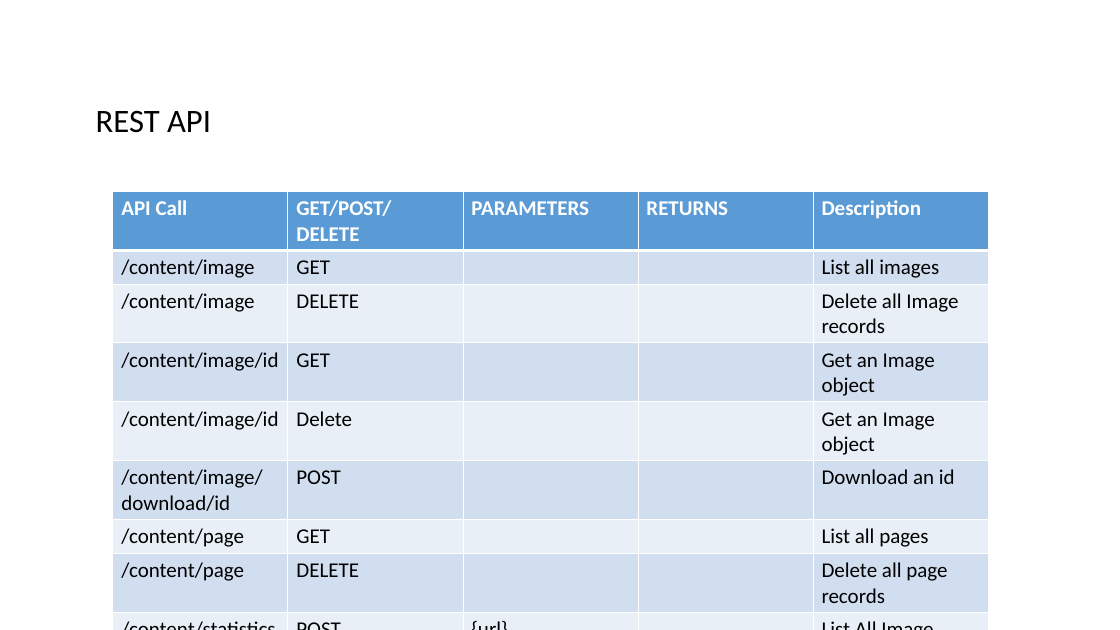
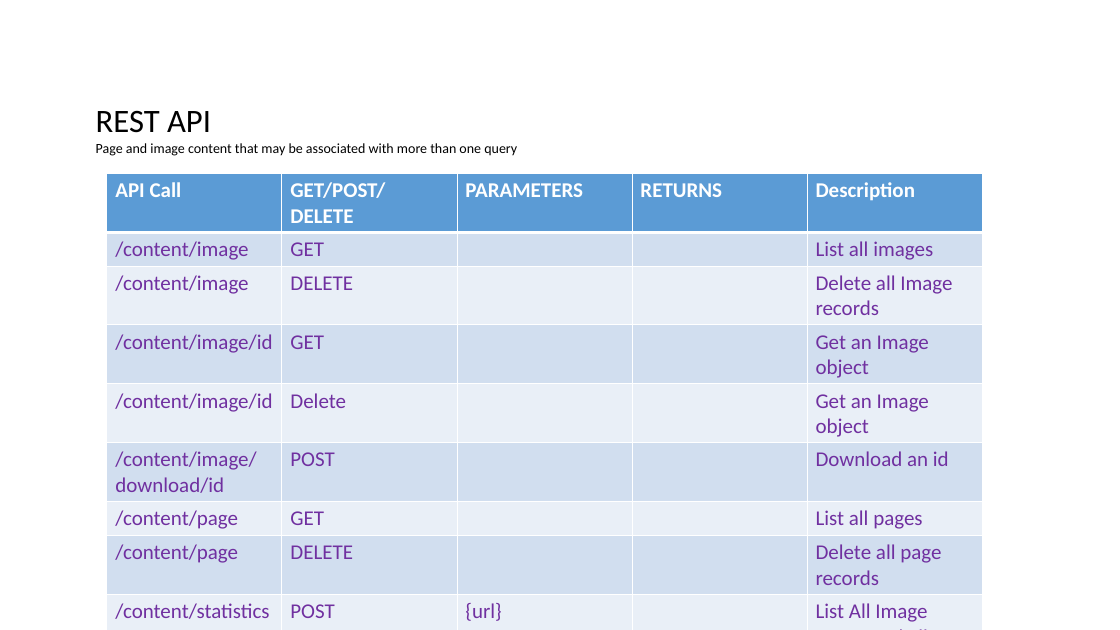
Before and after one commit to datim/squid, a slide deck: slide 20 of docs/design.pptx. Drawn at 1120x630 pixels with LibreOffice and Linux fonts; fonts in the diff are those of the drawing. Boxes give left, top, right and bottom in pixels: in the first picture for what was removed or moved away, otherwise in the second. Text is boxed around its words. In the diff, an @@ line names an element or a change of style, - is before the commit and + after.

Commit message:
Fix duplicate image problem (#24)
* Remove old files. Fix duplicate image records

* remove fixme statements

```diff
--- a/docs/design.pptx
+++ b/docs/design.pptx
@@ text at <box>96,143,517,156</box>: paragraph added @@
+Page and image content that may be associated with more than one query
@@ table at <box>107,173,981,630</box> @@
@@ text colour #000000 to #7030A0 in "/content/image", "GET", "List all images", "/content/image" and 21 more places @@
@@ table: place and size @@
-table at <box>113,192,986,630</box>
+table at <box>107,173,981,630</box>
```
Also in this commit, not shown: 2 other slides changed, 16 other files.
